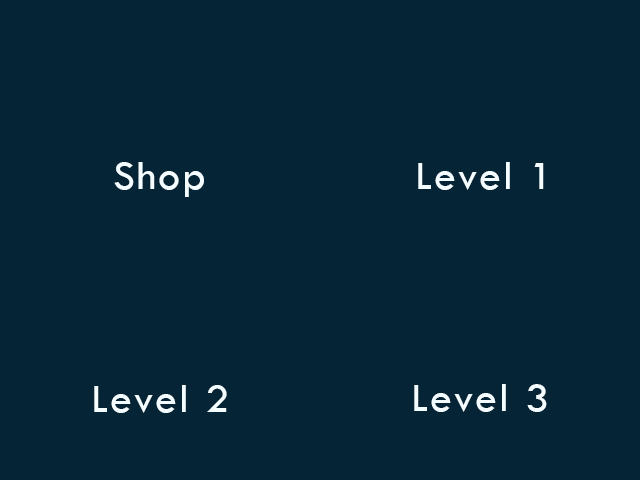
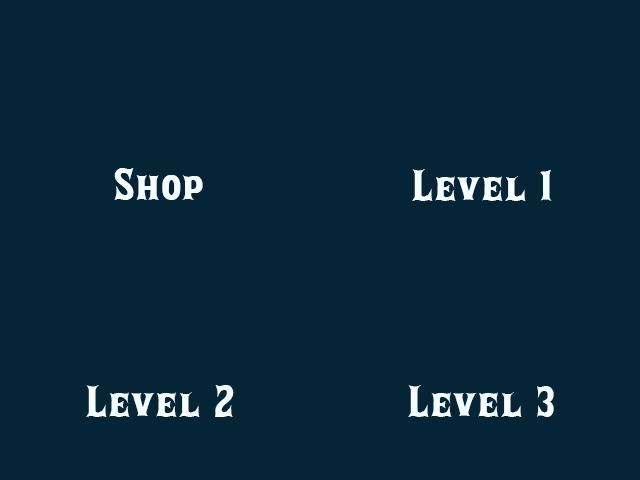
Layer changes from the first 640×480 image to the second:
painted on "Level 3" over [408, 384, 554, 417]
painted on "Level 2" over [86, 385, 234, 417]
painted on "Level 1" over [412, 162, 552, 201]
painted on "Shop" over [114, 162, 204, 200]
